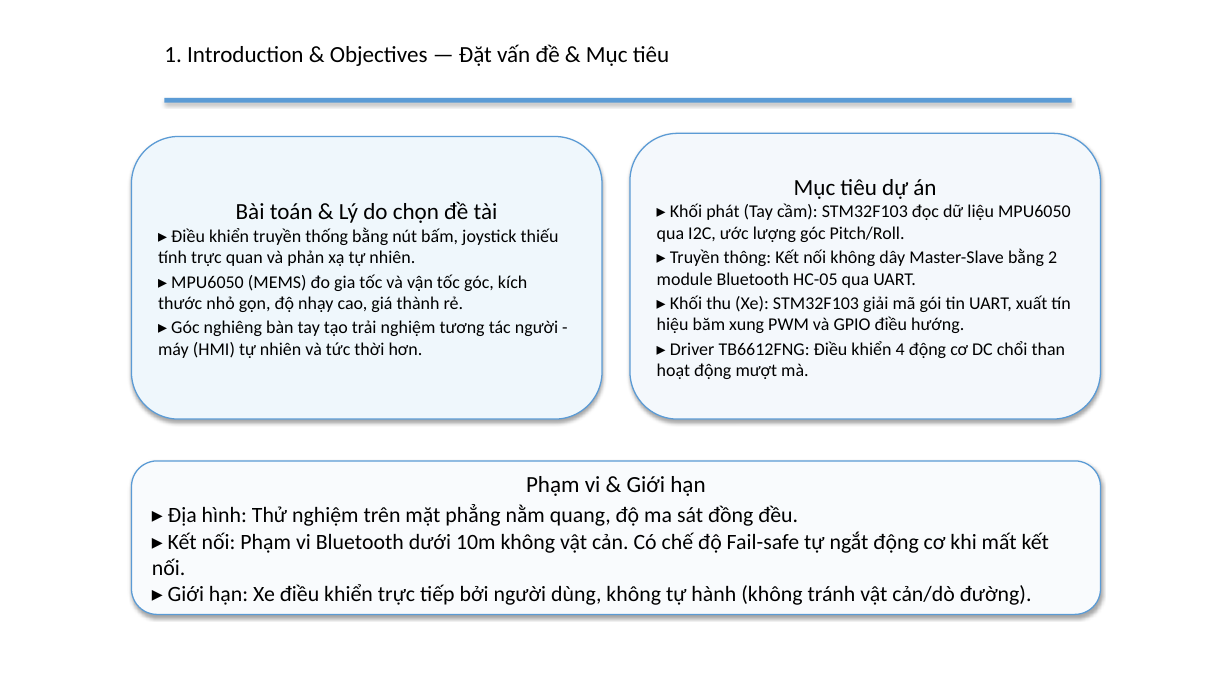
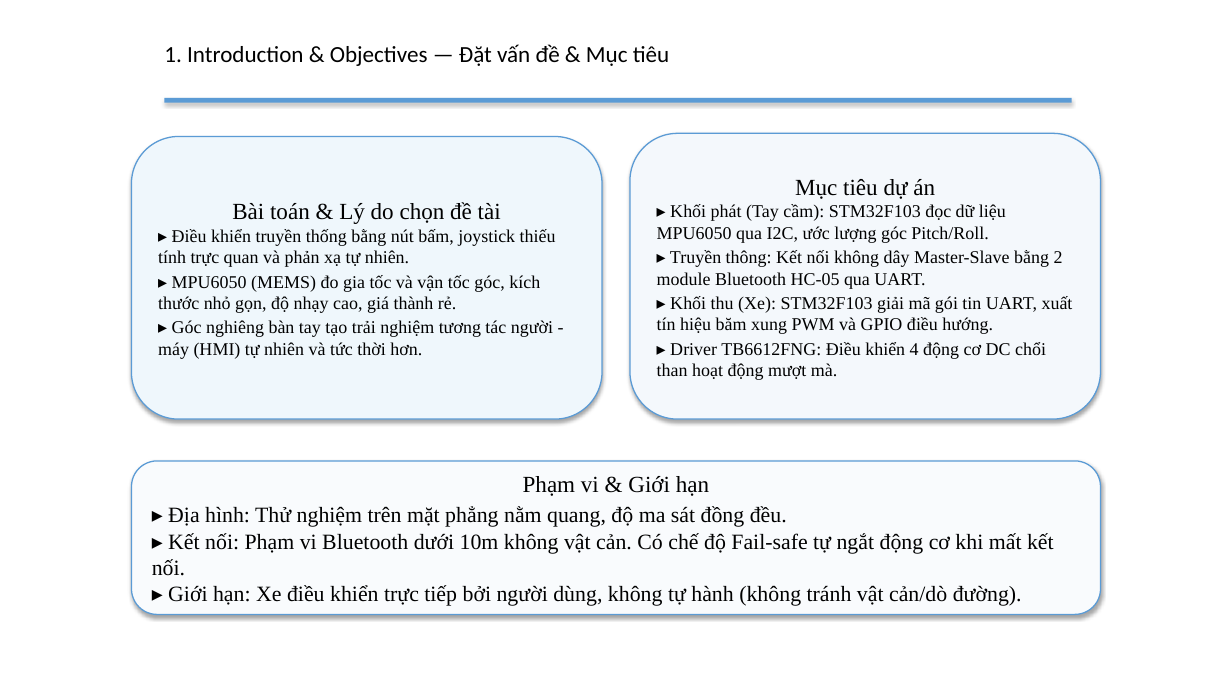
Before and after one commit to Theta2414/Controlling-Robot-Car, a slide deck: slide 3 of Presentation/EmbeddedC.pptx. Drawn at 1232x693 pixels with LibreOffice and Linux fonts; fonts in the diff are those of the drawing; background and template pictures are left out. Boxes give left, top, right and bottom in pixels: in the first picture for what was removed or moved away, otherwise in the second. Text is boxed around its words. In the diff, an @@ line names an element or a change of style, - is before the commit and + after.

```diff
--- a/Presentation/EmbeddedC.pptx
+++ b/Presentation/EmbeddedC.pptx
@@ font Calibri to Times New Roman in 3 elements at <box>131,137,602,420</box>, <box>630,133,1101,419</box>, <box>131,461,1101,615</box> @@
```
Also in this commit, not shown: 15 other slides changed, 1 slide removed, 31 other files.
